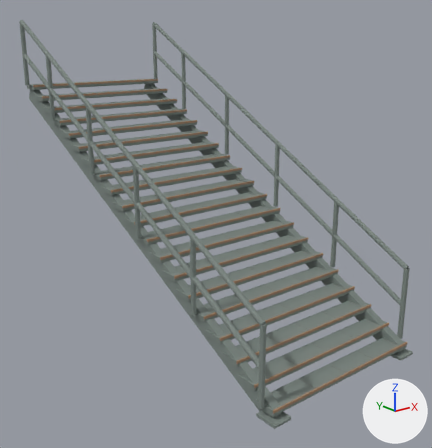
Renders of the FBX model Assets/Resources/CombatWarehouse/Stair.fbx from each side of a commit.
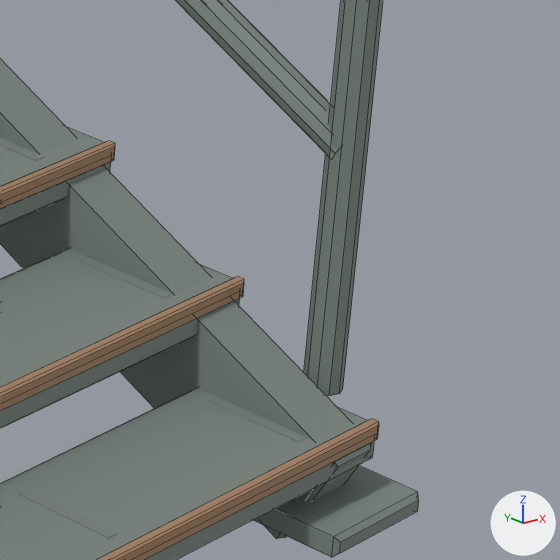
The first picture shows the older version from a camera (50 mm lens) standing at (-5.1, -3.9, 3.96) and looking at (0.1, 2.61, 1.36). The close-ups show the older and then the newer version on the part from 82% to 100% of the width and 64% to 81% of the height of that picture. Only the edits that show in the close-ups are written down. Arrows for +X, +Y and +Z are at lower right; the lights stay in place. The close-ups show mesh edges as thin lines. Objects named as collision shapes, trigger or cutter boxes, shadow casters or lower levels of detail are left out. Where no turn or scale is listed for an object, it has been applied to the vertices.

The scene before the commit, as lines of its bpy script (objects in view):
```python
me_stair_footshoes__steel = bpy.data.meshes.new('Stair_FootShoes__Steel')
me_stair_footshoes__steel.from_pydata(...)  # 32 vertices, 28 faces; spans x -1.25..1.25, y -0.07..0.23, z 0.0..0.04
me_stair_footshoes__steel.materials.append(mat_fair_steel)  # grey #7c8681
me_stair_guard__steel = bpy.data.meshes.new('Stair_Guard__Steel')
me_stair_guard__steel.from_pydata(...)  # 320 vertices, 192 faces; spans x -1.28..1.28, y 0.12..5.89, z 0.16..4.21
me_stair_guard__steel.materials.append(mat_fair_steel)  # grey #7c8681
me_stair_stringers__steel = bpy.data.meshes.new('Stair_Stringers__Steel')
me_stair_stringers__steel.from_pydata(...)  # 32 vertices, 28 faces; spans x -1.17..1.17, y -0.01..6.02, z -0.06..3.16
me_stair_stringers__steel.materials.append(mat_fair_steel)  # grey #7c8681
ob_footshoes__steel = bpy.data.objects.new('FootShoes__Steel', me_stair_footshoes__steel)
ob_footshoes__steel.location = (0.0, 0.0, 0.0)
ob_guard__steel = bpy.data.objects.new('Guard__Steel', me_stair_guard__steel)
ob_guard__steel.location = (0.0, 0.0, 0.0)
ob_stringers__steel = bpy.data.objects.new('Stringers__Steel', me_stair_stringers__steel)
ob_stringers__steel.location = (0.0, 0.0, 0.0)
# also in view: 'TreadGrip__ConcreteDark' at (0.0, 3.0, 1.68); 'TreadNosing__Rust' at (0.0, 2.86, 1.67); 'Treads__Steel' at (0.0, 3.0, 1.64)
```
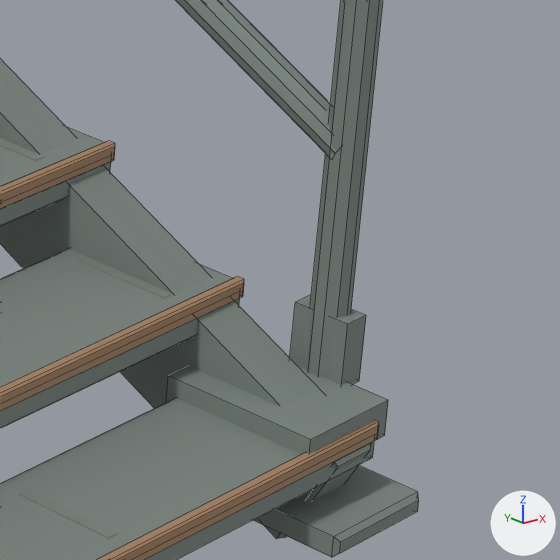
What differs and where, as boxes (x1, y1, x2, y2) in the close-ups (560 x 560 px):
'Stringers__Steel', reshaped: before (0, 59, 371, 538); after (0, 59, 388, 538)
'Guard__Steel', reshaped: before (176, 0, 383, 396); after (176, 0, 383, 385)
part 1 of me_stair_stringers__steel, added: after (166, 357, 388, 455)
part 2 of me_stair_guard__steel, added: after (290, 295, 366, 385)

The change, as a diff of the scene's bpy script:
```diff
--- a/Assets/Resources/CombatWarehouse/Stair.fbx.py
+++ b/Assets/Resources/CombatWarehouse/Stair.fbx.py
@@ me_stair_stringers__steel @@
 # used by ob_stringers__steel; location = (0.0, 0.0, 0.0)
-me_stair_stringers__steel.from_pydata(...)  # 32 vertices, 28 faces; spans x -1.17..1.17, y -0.01..6.02, z -0.06..3.16
+me_stair_stringers__steel.from_pydata(...)  # 184 vertices, 132 faces; spans x -1.24..1.24, y -0.01..6.02, z -0.06..3.16
+# me_stair_stringers__steel part 1: a new loose piece, a box spanning x 1.005..1.235, y 0.01..0.31, z 0.125..0.195, in mat_fair_steel (grey #7c8681)
+# other edits to the shape of me_stair_stringers__steel do not show in these pictures
 me_stair_stringers__steel.materials.append(mat_fair_steel)
@@ me_stair_guard__steel @@
 # used by ob_guard__steel; location = (0.0, 0.0, 0.0)
-me_stair_guard__steel.from_pydata(...)  # 320 vertices, 192 faces; spans x -1.28..1.28, y 0.12..5.89, z 0.16..4.21
+me_stair_guard__steel.from_pydata(...)  # 368 vertices, 228 faces; spans x -1.28..1.28, y 0.1..5.91, z 0.16..4.21
+# me_stair_guard__steel part 2: a new loose piece, a box spanning x 1.217..1.273, y 0.095..0.205, z 0.185..0.315, in mat_fair_steel (grey #7c8681)
+# other edits to the shape of me_stair_guard__steel do not show in these pictures
 me_stair_guard__steel.materials.append(mat_fair_steel)
```
